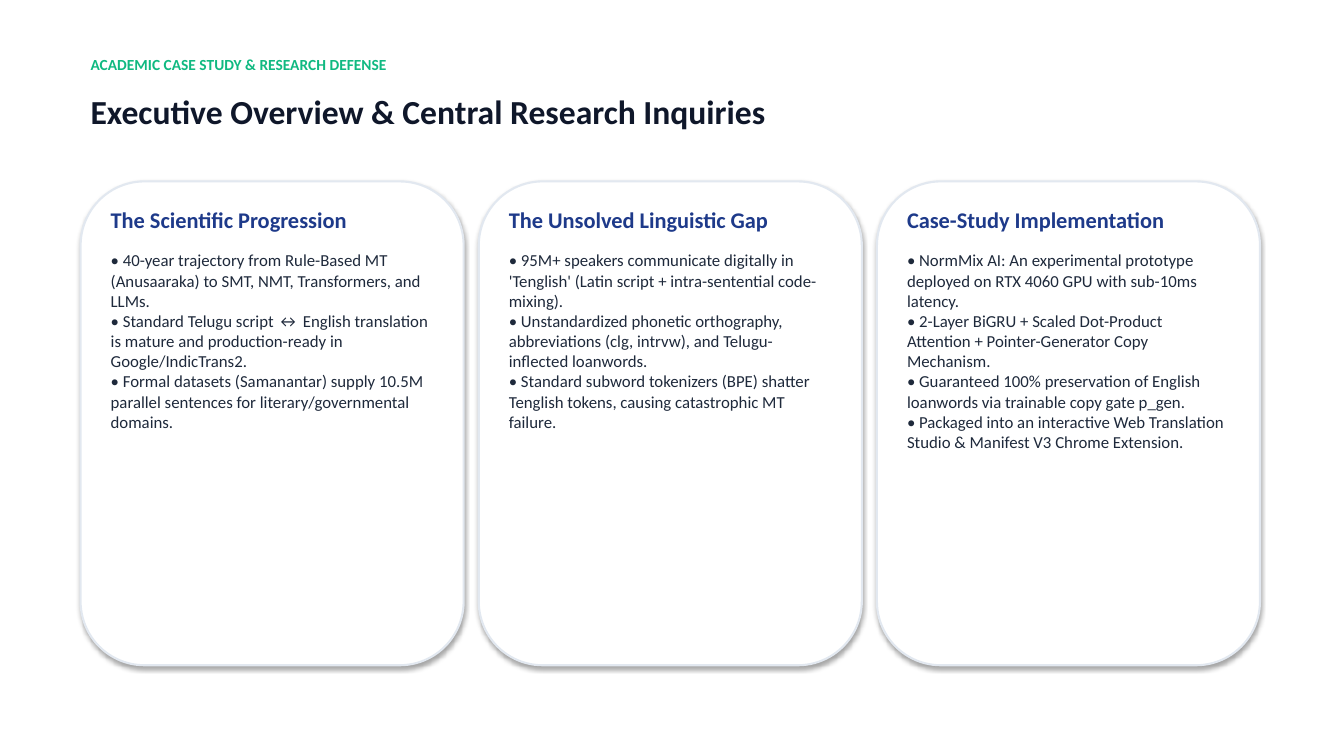
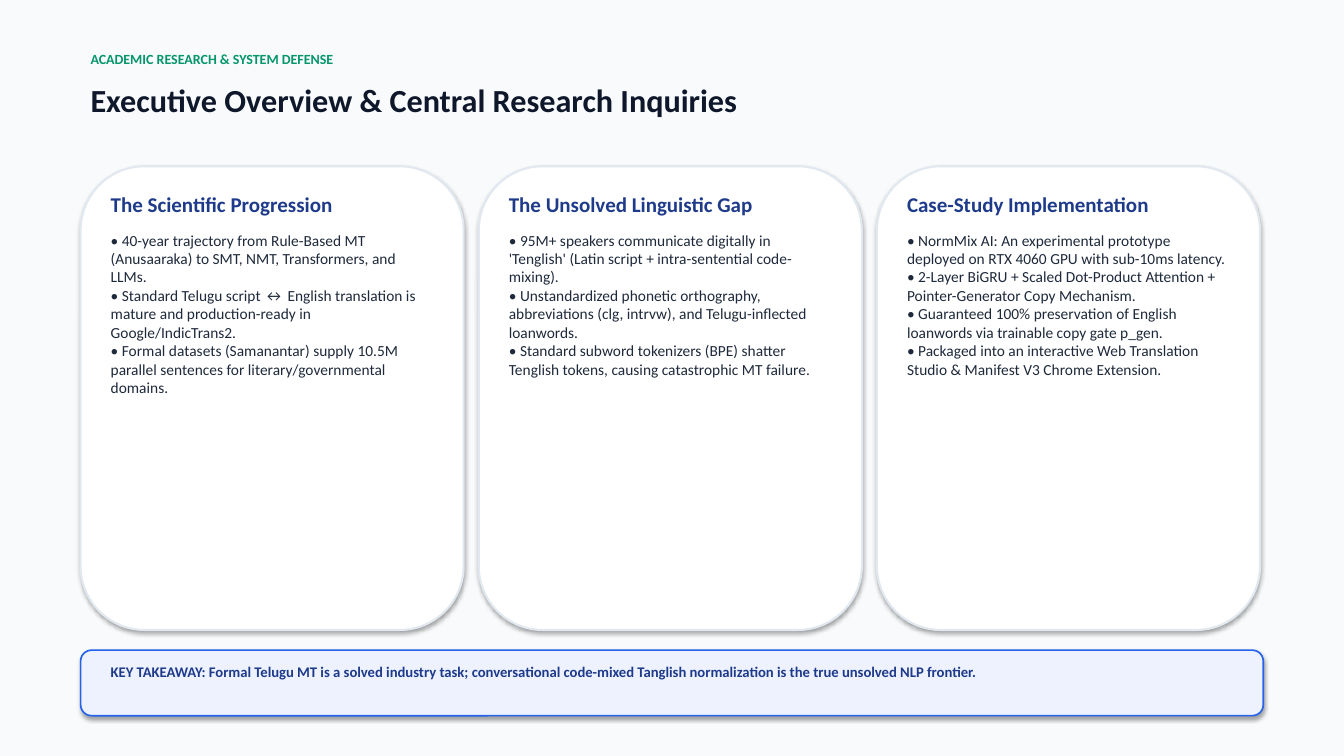
Before and after one commit to CHAITANYA-THURANGI/NormMix, a slide deck: slide 2 of docs/presentation.pptx. Drawn at 1344x756 pixels with LibreOffice and Linux fonts; fonts in the diff are those of the drawing. Boxes give left, top, right and bottom in pixels: in the first picture for what was removed or moved away, otherwise in the second. Text is boxed around its words. In the diff, an @@ line names an element or a change of style, - is before the commit and + after.

```diff
--- a/docs/presentation.pptx
+++ b/docs/presentation.pptx
@@ rectangle added at box(0, 0, 1344, 756), fill #F8FAFC @@
@@ text at box(91, 55, 333, 64): text changed; size 11 to 10 pt; text colour #10B981 to #059669 @@
-ACADEMIC CASE STUDY & RESEARCH DEFENSE
+ACADEMIC RESEARCH & SYSTEM DEFENSE
@@ text "Executive Overview & Central Research ...": place and size @@
-text "Executive Overview & Central Research ..." at box(91, 100, 765, 130)
+text "Executive Overview & Central Research ..." at box(91, 89, 737, 117)
@@ text "Executive Overview & Central Research ..." at box(91, 89, 737, 117): size 24 to 23 pt @@
@@ rounded rectangle: place and size @@
-rounded rectangle at box(81, 181, 464, 665)
+rounded rectangle at box(81, 166, 464, 630)
@@ rounded rectangle: place and size @@
-rounded rectangle at box(479, 181, 862, 665)
+rounded rectangle at box(479, 166, 862, 630)
@@ rounded rectangle: place and size @@
-rounded rectangle at box(877, 181, 1260, 665)
+rounded rectangle at box(877, 166, 1260, 630)
@@ text "The Scientific Progression": place and size @@
-text "The Scientific Progression" at box(111, 212, 428, 428)
+text "The Scientific Progression" at box(111, 197, 416, 393)
@@ text "The Scientific Progression" at box(111, 197, 416, 393): size 16 to 15 pt in "The Scientific Progression"; size 12 to 11 pt; less space between paragraphs @@
@@ text "The Unsolved Linguistic Gap": place and size @@
-text "The Unsolved Linguistic Gap" at box(509, 212, 816, 428)
+text "The Unsolved Linguistic Gap" at box(509, 197, 810, 378)
@@ text "The Unsolved Linguistic Gap" at box(509, 197, 810, 378): size 16 to 15 pt in "The Unsolved Linguistic Gap"; size 12 to 11 pt; less space between paragraphs @@
@@ text "Case-Study Implementation": place and size @@
-text "Case-Study Implementation" at box(907, 212, 1224, 448)
+text "Case-Study Implementation" at box(907, 197, 1225, 375)
@@ text "Case-Study Implementation" at box(907, 197, 1225, 375): size 16 to 15 pt in "Case-Study Implementation"; size 12 to 11 pt; less space between paragraphs @@
@@ rounded rectangle added at box(81, 650, 1263, 716), fill #EEF2FF, outline #2563EB 1.2 pt @@
@@ text added at box(111, 666, 976, 680), 10.5 pt, text #1E3A8A, bold @@
+KEY TAKEAWAY: Formal Telugu MT is a solved industry task; conversational code-mixed Tanglish normalization is the true unsolved NLP frontier.
```
Also in this commit, not shown: 4 other slides changed, 9 slides added, 7 slides removed, 13 other files.
